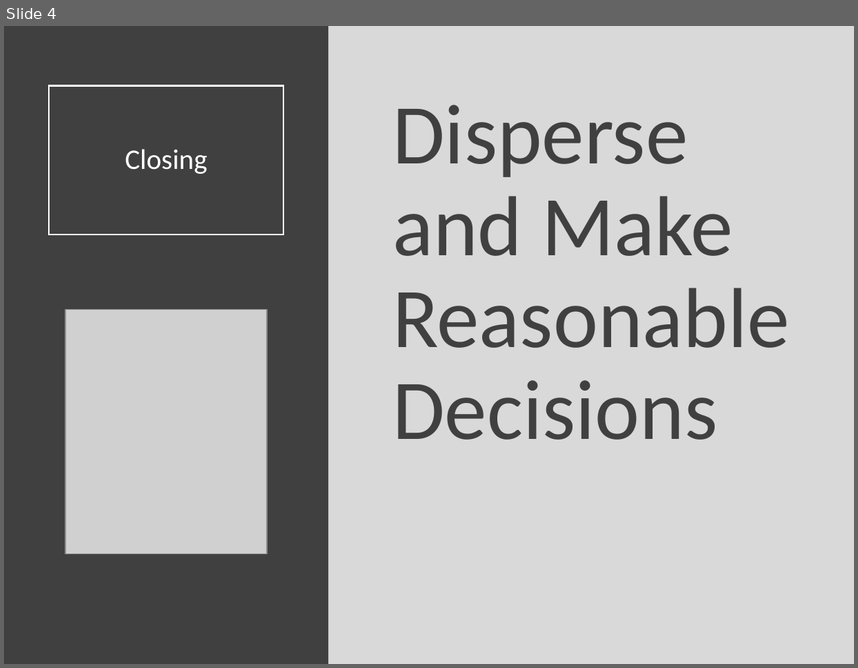
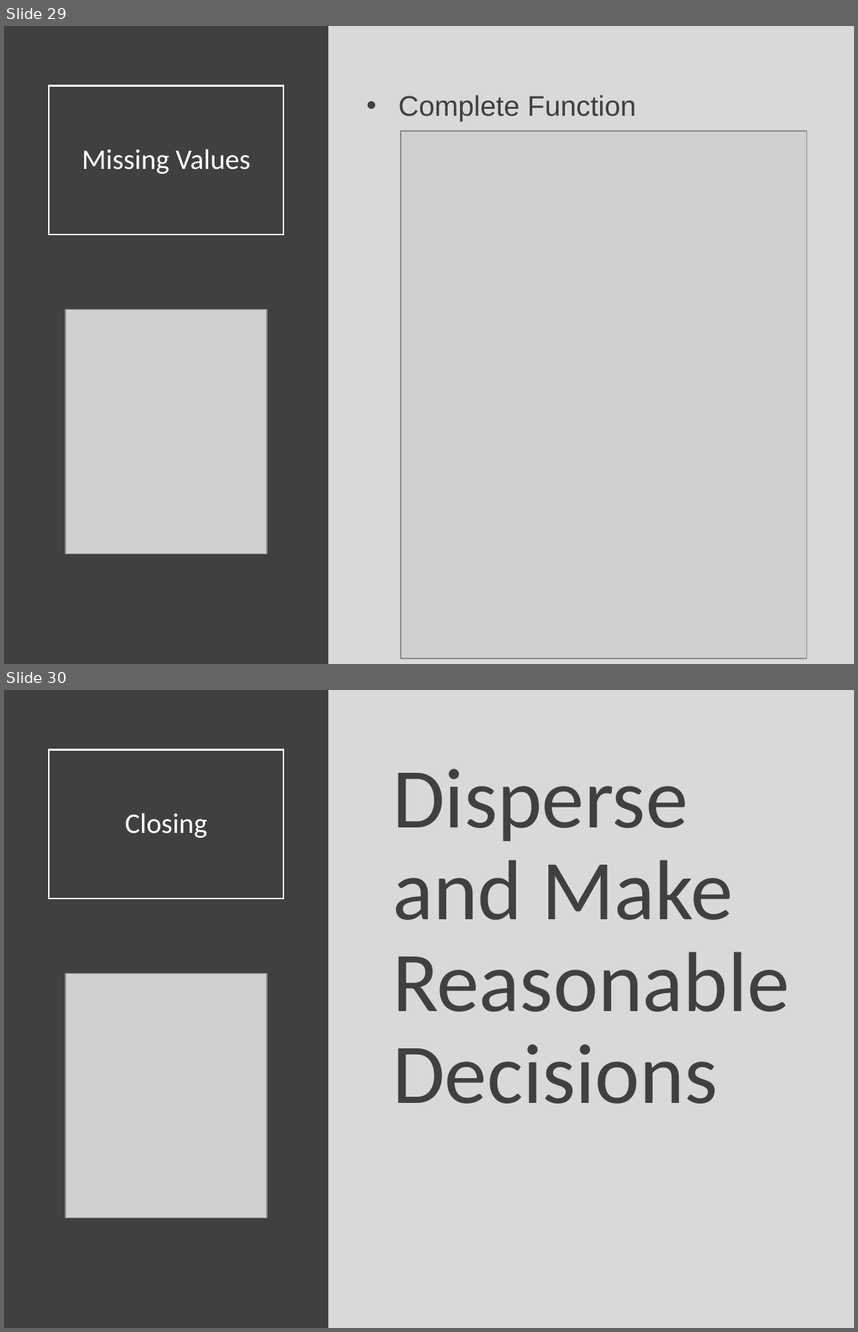
Before and after one commit to Yixf-Self/STOR320_WEBSITE, a slide deck: Lecture/Lecture 12/Lecture 12.pptx. Shown one above the other, each under a label of ours: slide 4 before the commit, slides 29 and 30 after it. The pictures are 858x668 and 858x1332 pixels, drawn with LibreOffice and Linux fonts; fonts in the diff are those of the drawing; grey boxes stand for pictures. Boxes give left, top, right and bottom in pixels: in the first picture for what was removed or moved away, otherwise in the second. Text is boxed around its words. In the diff, an @@ line names an element or a change of style, - is before the commit and + after.

```diff
--- a/Lecture/Lecture 12/Lecture 12.pptx
+++ b/Lecture/Lecture 12/Lecture 12.pptx
@@ slide 29 added at [4, 26, 854, 664], background #D9D9D9 @@
@@ rectangle added at [4, 26, 329, 664], fill #404040 @@
@@ title added at [49, 85, 283, 234], outline #FFFFFF 1.5 pt, 24 pt, text #FFFFFF @@
+Missing Values
@@ text added at [399, 95, 636, 122], 24 pt, text #404040 @@
+• Complete Function
@@ picture added at [401, 131, 807, 657] @@
@@ picture added at [65, 309, 267, 553] @@
@@ what was slide 4 is now slide 30 @@
```
Also in this commit, not shown: 26 other slides added, 1 slide removed, 8 other files.
